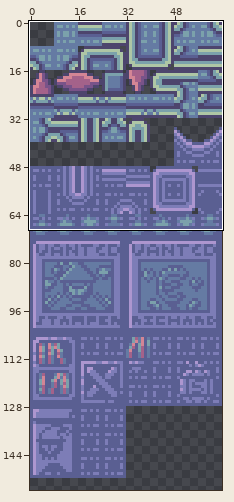
Sprite sheet: TowerOfDreams/sprites/sFloor1/3339d908-18cb-4647-a599-30366de56362.png. The first picture is a wide view before the edit; the outline marks the close-up.
Close-up. Before the edit:
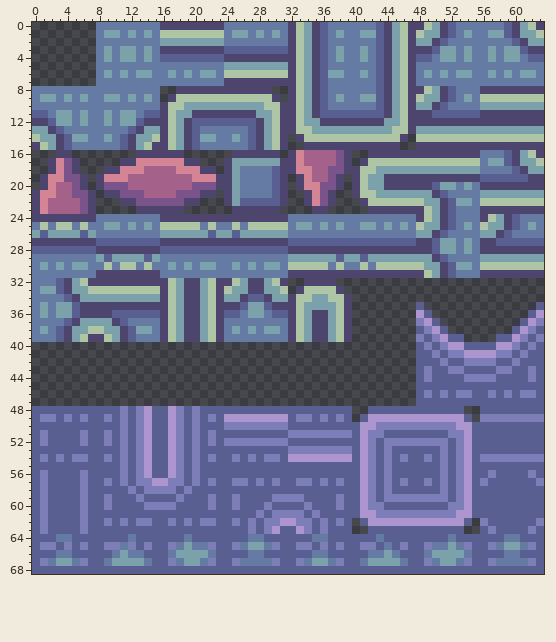
The file is 64x192 pixels. Shown: x 0..63, y 0..68. The wide view leaves out empty margins.
Once edited:
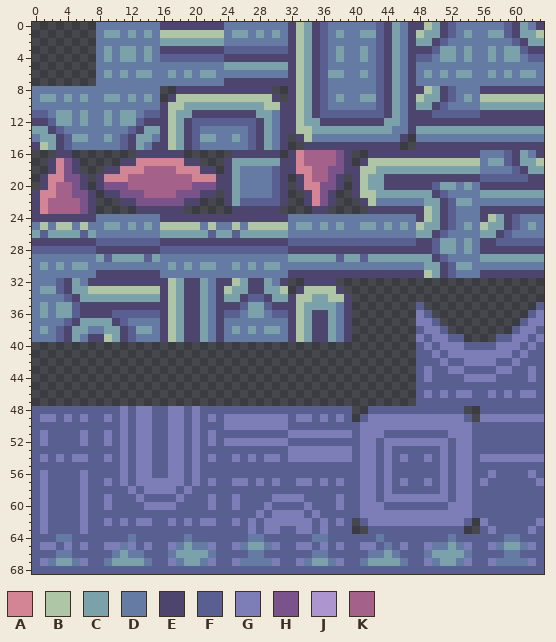
Palette (. is transparent): A #d38595  B #aec6a5  C #7ba1ab  D #657ba3  E #4d456d  F #5a5f92  G #7d7db7  H #795389  J #ad96cf  K #a4628a
The edit:
The author changed colour B to colour D in row 0 at x 46 and 62; in rows 1 to 5 at x 46; in row 6 at x 24 to 31 and 46; in rows 7 to 10 at x 46; in rows 11 to 12 at x 30 and 46; in row 13 at x 30 and 45 to 46.
The author changed colour B to colour D in row 14 at x 0, 15, 30, 35 to 45 and 48 to 63; in row 15 at x 14 and 30; in row 16 at x 62; in row 22 at x 43 to 48 and 56 to 63; in row 30 at x 9, 11 to 12, 14, 32 to 36, 38, 41, 43 to 48 and 56 to 63; in row 32 at x 6, 22 and 30.
The author changed colour B to colour D in rows 33 to 34 at x 22; in rows 35 to 37 at x 22 and 38; in row 38 at x 7 to 8, 22 and 38; in row 39 at x 6, 22 and 38.
The author changed colour J to colour G in row 36 at x 48 and 63; in row 37 at x 49 and 62; in row 38 at x 50 and 61; in row 39 at x 51 and 60; in row 40 at x 52 to 53 and 58 to 59; in row 41 at x 54 to 57.
The author changed colour J to colour G in row 48 at x 14 and 17; in row 49 at x 14, 17, 24 to 31 and 42 to 53; in row 50 at x 14, 17, 41 to 42 and 53 to 54; in rows 51 to 53 at x 14, 17, 41 and 54; in row 54 at x 14, 17, 32 to 39, 41 and 54; in rows 55 to 56 at x 14, 17, 41 and 54.
The author changed colour J to colour G in row 57 at x 15 to 16, 41 and 54; in rows 58 to 60 at x 41 and 54; in row 61 at x 41 to 42 and 53 to 54; in row 62 at x 31 to 32 and 42 to 53; in row 63 at x 30 and 33.
